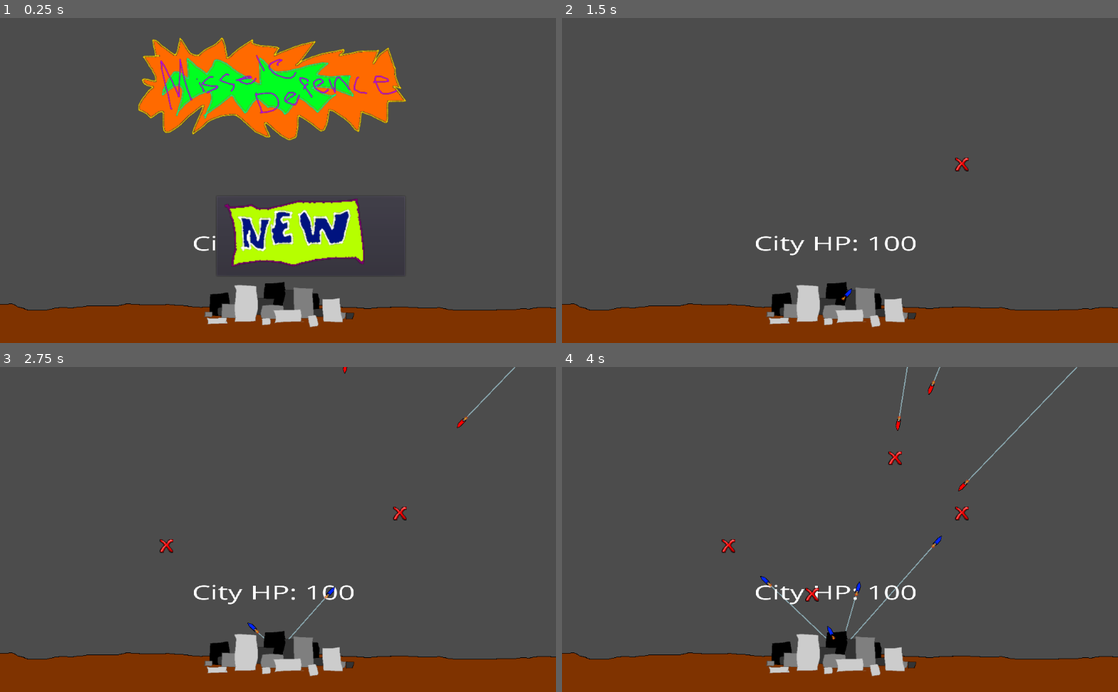
Above: before the commit, frames 1-4 (two rows, left to right).
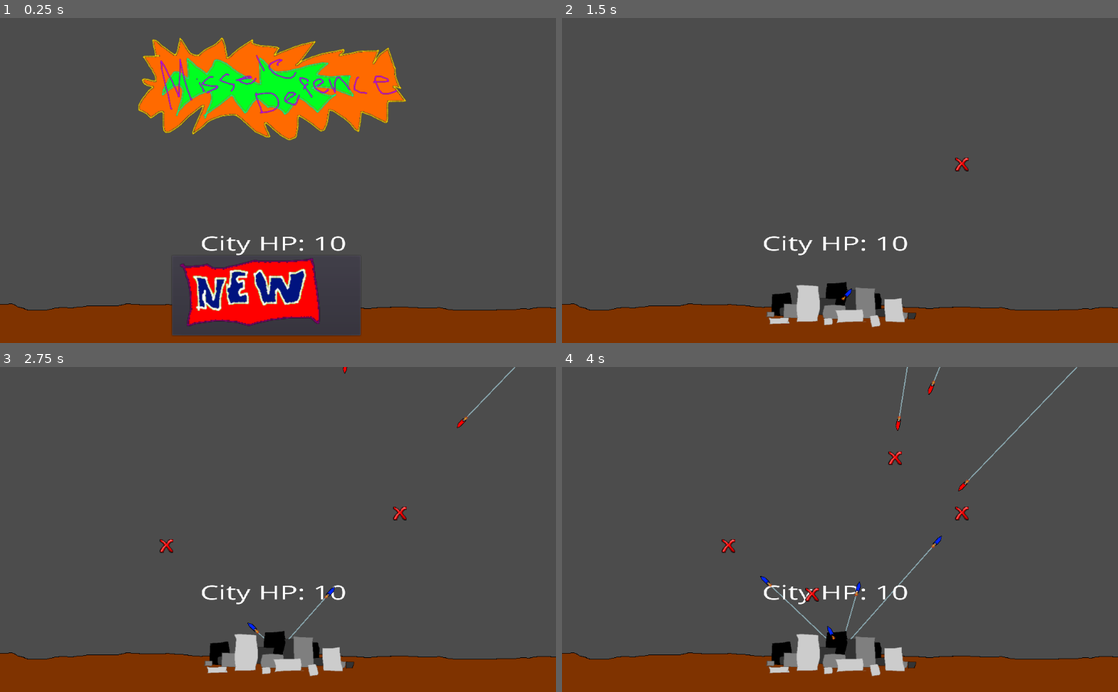
Above: after the commit, the same moments.

Repository: aJns/godot_missile_defence
Game: Godot game, scene res://MissileDefense.tscn
Same seed, same stepped clock (60 frames per second), same inputs: the game is played once before the commit and once after it.
Inputs (mouse positions are in pixels of both pictures, inside the frame that each line leads up to; where the layout moved, square brackets give the same spot in the first picture):
- Up to frame 1 (0.25 s): no input
- Up to frame 2 (1.5 s): click (828, 294) [873, 235] at 0.5 s; tap Enter at 1.25 s; move the mouse to (962, 164) at 1.27 s; press the mouse at (962, 164) at 1.28 s
- Up to frame 3 (2.75 s): tap Space at 2 s; move the mouse to (166, 545) at 2.02 s; release the mouse at (166, 545) at 2.03 s; click (166, 545) at 2.1 s
- Up to frame 4 (4 s): move the mouse to (895, 458) at 2.77 s; press the mouse at (895, 458) at 2.78 s; move the mouse to (812, 594) at 3.52 s; release the mouse at (812, 594) at 3.53 s; click (812, 594) at 3.6 s

The runs differ from the first frame. In frame 1, 11% of the frame differs, in the area x 30-66%, y 55-98%; in frame 2, 0.6%; in frame 3, 0.6%; in frame 4, 0.6%.

Commit message:
Add continue button

Diff:
--- a/City.gd
+++ b/City.gd
@@ -4,7 +4,8 @@
 # var a = 2
 # var b = "text"
 
-var city_life = 100
+const CITY_FULL_HP = 10
+var city_life = CITY_FULL_HP
 var sprite_node: Sprite
 var label_node: Label
 
@@ -18,7 +19,7 @@
 
 
 func reset():
-	city_life = 100
+	city_life = CITY_FULL_HP
 	label_node.text = CITY_HP_STR % city_life
 
 
--- a/Menu.gd
+++ b/Menu.gd
@@ -32,14 +32,20 @@
 
 func hide():
 	get_node("new_game").visible = false
+	get_node("cont").visible = false
 	get_node("title").visible = false
 
 
 func show():
 	get_node("new_game").visible = true
+	get_node("cont").visible = true
 	get_node("title").visible = true
 
 
 func _on_new_game_pressed():
 	GameLogic.reset_game()
 	GameLogic.start_game()
+
+
+func _on_cont_pressed():
+	GameLogic.start_game()
--- a/Menu.tscn
+++ b/Menu.tscn
@@ -1,8 +1,9 @@
-[gd_scene load_steps=4 format=2]
+[gd_scene load_steps=5 format=2]
 
 [ext_resource path="res://title_bar.png" type="Texture" id=1]
 [ext_resource path="res://Menu.gd" type="Script" id=2]
 [ext_resource path="res://new_button.png" type="Texture" id=3]
+[ext_resource path="res://continue_button.png" type="Texture" id=4]
 
 [node name="Menu" type="CanvasLayer"]
 script = ExtResource( 2 )
@@ -12,13 +13,26 @@
 texture = ExtResource( 1 )
 
 [node name="new_game" type="Button" parent="."]
-margin_left = 399.0
-margin_top = 329.0
-margin_right = 746.0
-margin_bottom = 476.0
+margin_left = 317.378
+margin_top = 439.19
+margin_right = 664.378
+margin_bottom = 586.19
 icon = ExtResource( 3 )
 expand_icon = true
 __meta__ = {
 "_edit_use_anchors_": false
 }
+
+[node name="cont" type="Button" parent="."]
+visible = false
+margin_left = 306.85
+margin_top = 249.35
+margin_right = 678.85
+margin_bottom = 419.35
+icon = ExtResource( 4 )
+expand_icon = true
+__meta__ = {
+"_edit_use_anchors_": false
+}
 [connection signal="pressed" from="new_game" to="." method="_on_new_game_pressed"]
+[connection signal="pressed" from="cont" to="." method="_on_cont_pressed"]
Binary file added: continue_button.png
Not shown, added: continue_button.png.import
Binary file changed: new_button.png
